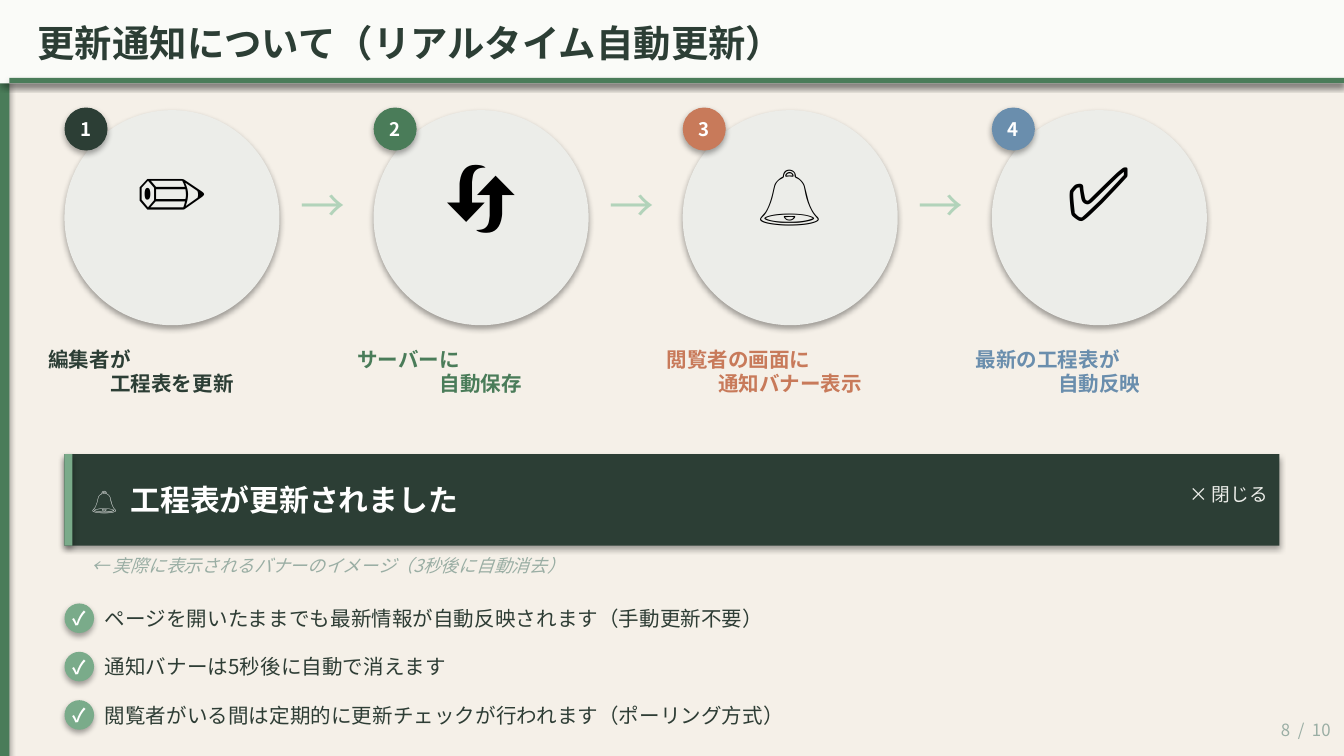
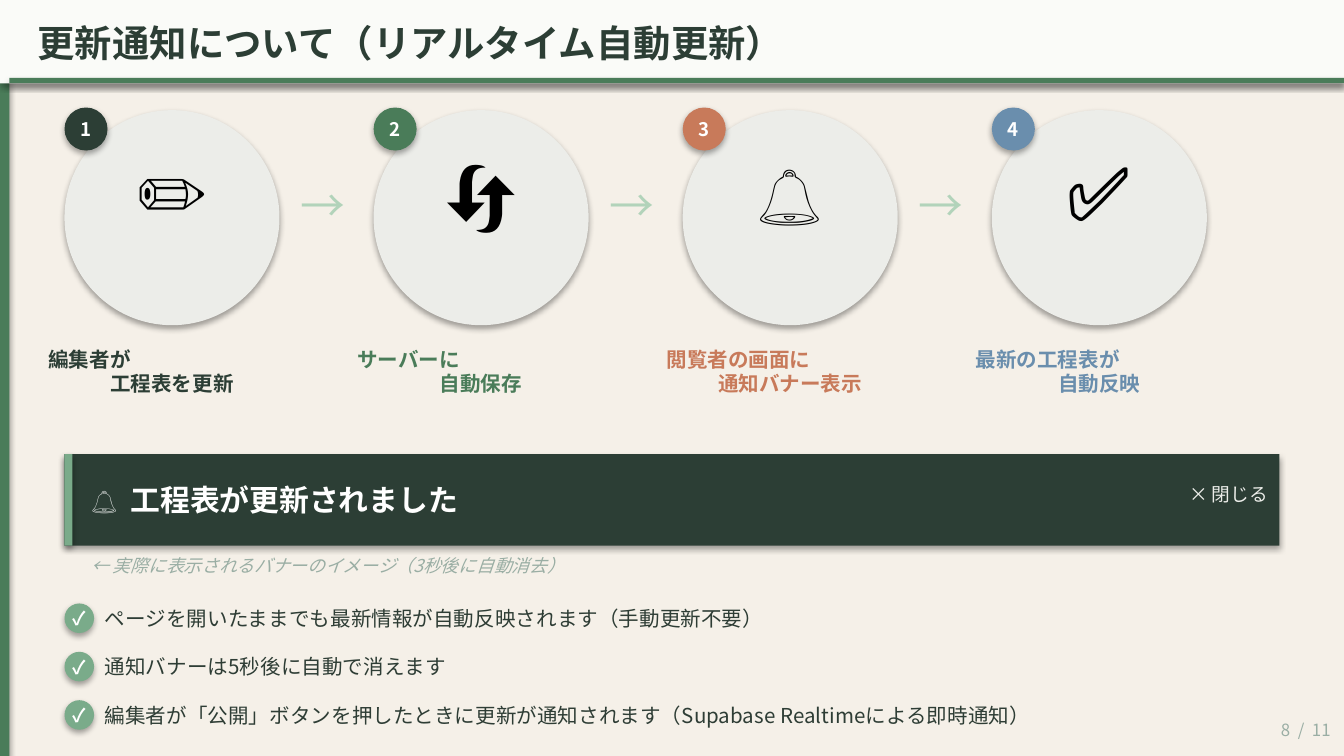
Before and after one commit to kemcokurosaki-oss/gantt-chart, a slide deck: slide 8 of 全体工程表_使い方ガイド（閲覧者向け）_new.pptx. Drawn at 1344x756 pixels with LibreOffice and Linux fonts; fonts in the diff are those of the drawing. Boxes give left, top, right and bottom in pixels: in the first picture for what was removed or moved away, otherwise in the second. Text is boxed around its words. In the diff, an @@ line names an element or a change of style, - is before the commit and + after.

```diff
--- a/全体工程表_使い方ガイド（閲覧者向け）_new.pptx
+++ b/全体工程表_使い方ガイド（閲覧者向け）_new.pptx
@@ text at bbox=[105, 705, 1029, 728]: text changed @@
-閲覧者がいる間は定期的に更新チェックが行われます（ポーリング方式）
+編集者が「公開」ボタンを押したときに更新が通知されます（Supabase Realtimeによる即時通知）
@@ text at bbox=[1281, 723, 1331, 736]: text changed @@
-8 / 10
+8 / 11
```
Also in this commit, not shown: 9 other slides changed, 1 slide added, 2 other files.
